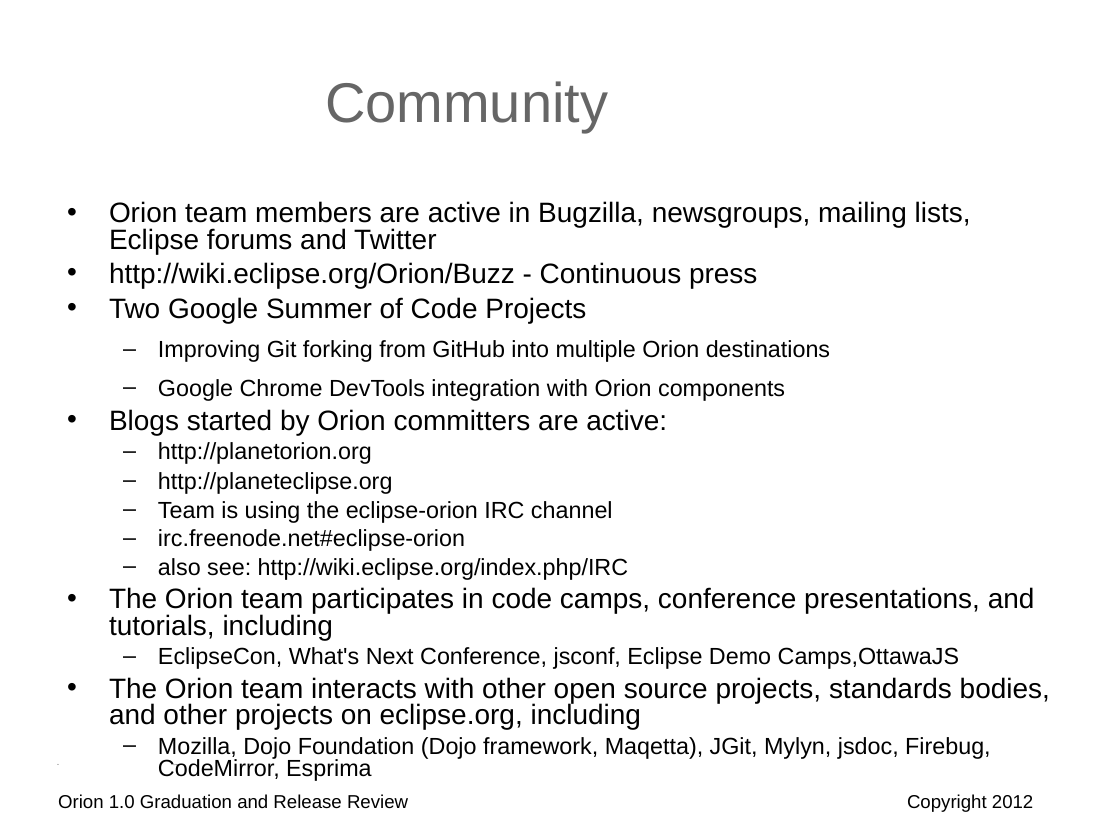
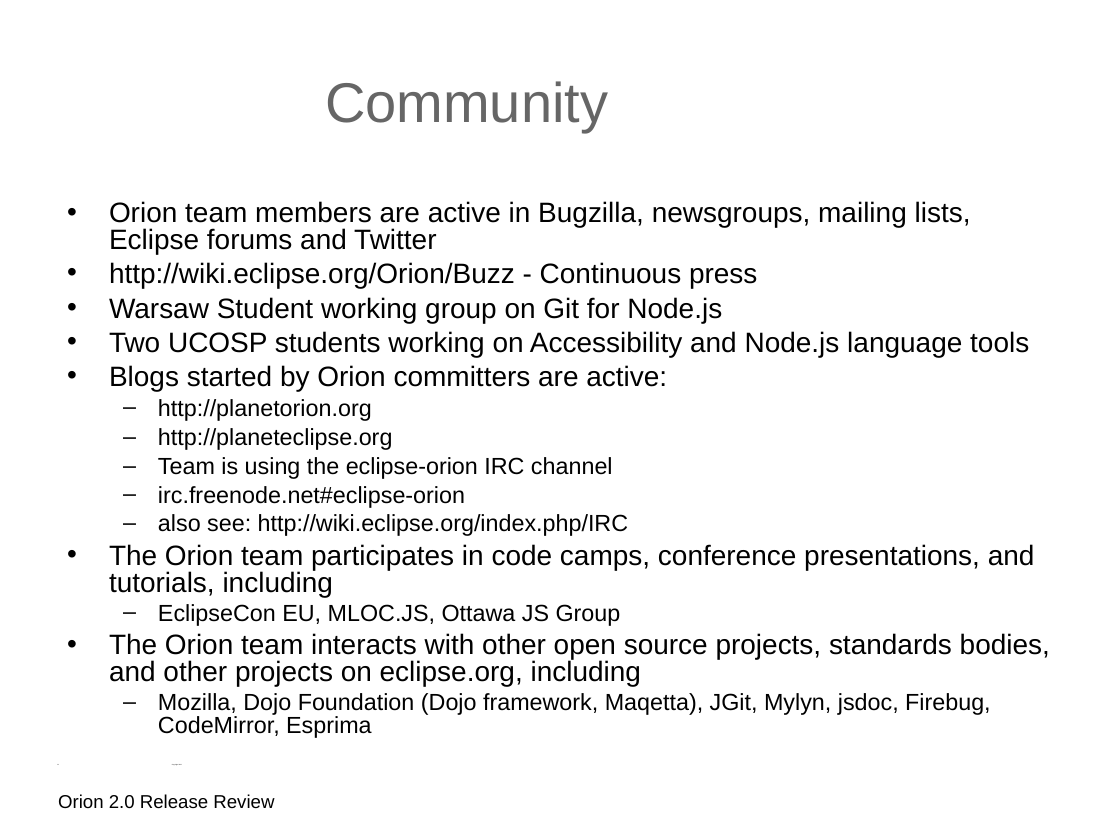
Before and after one commit to eclipse-archived/orion, a slide deck: slide 11 of reviews/orion-2-0-release-review.odp (slide 21 before the commit). Drawn at 1120x840 pixels with LibreOffice and Linux fonts; fonts in the diff are those of the drawing; background and template pictures are left out. Boxes give left, top, right and bottom in pixels: in the first picture for what was removed or moved away, otherwise in the second. Text is boxed around its words. In the diff, an @@ line names an element or a change of style, - is before the commit and + after.

Commit message:
Updating 2.0 Review Slides

```diff
--- a/reviews/orion-2-0-release-review.odp
+++ b/reviews/orion-2-0-release-review.odp
@@ text at box(109, 297, 1029, 357): text changed; size 15 to 18 pt @@
-• Two Google Summer of Code Projects
-  – Improving Git forking from GitHub into multiple Orion destinations
-  – Google Chrome DevTools integration with Orion components
+• Warsaw Student working group on Git for Node.js
+• Two UCOSP students working on Accessibility and Node.js language tools
@@ text at box(158, 604, 621, 626): text changed @@
-  – EclipseCon, What's Next Conference, jsconf, Eclipse Demo Camps,OttawaJS
+  – EclipseCon EU, MLOC.JS, Ottawa JS Group
@@ text at box(58, 794, 274, 809): text changed @@
-Orion 1.0 Graduation and Release Review
+Orion 2.0 Release Review
@@ text removed at box(907, 794, 1033, 812) @@
-Copyright 2012
```
Also in this commit, not shown: 9 other slides changed, 4 slides added, 15 slides removed, 1 other file.
